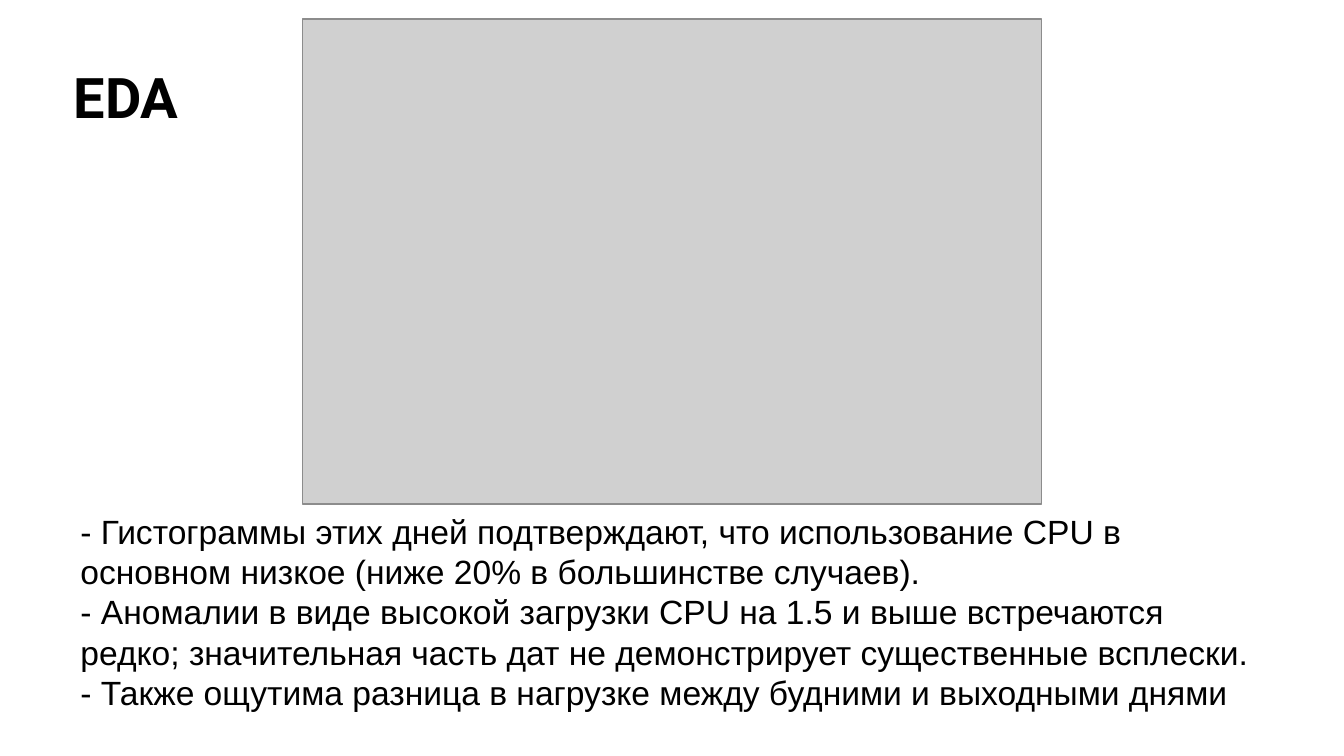
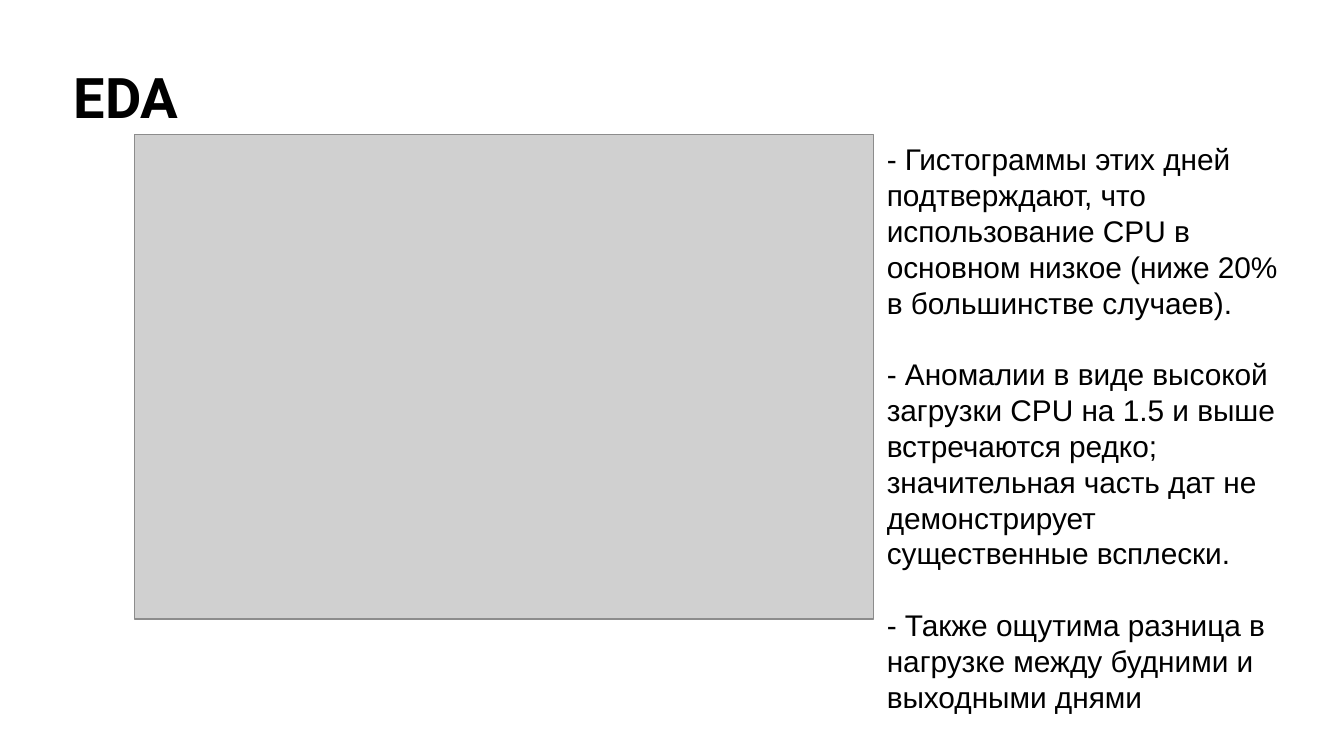
Before and after one commit to m0zart89/otus-ml-pro-2024-05, a slide deck: slide 10 of presentation.pptx (slide 9 before the commit). Drawn at 1344x756 pixels with LibreOffice and Linux fonts; fonts in the diff are those of the drawing; grey boxes stand for pictures; background and template pictures are left out. Boxes give left, top, right and bottom in pixels: in the first picture for what was removed or moved away, otherwise in the second. Text is boxed around its words. In the diff, an @@ line names an element or a change of style, - is before the commit and + after.

```diff
--- a/presentation.pptx
+++ b/presentation.pptx
@@ picture: place and size @@
-picture at box(302, 19, 1042, 504)
+picture at box(134, 134, 874, 620)
@@ text "- Гистограммы этих дней подтверждают, ...": place and size @@
-text "- Гистограммы этих дней подтверждают, ..." at box(80, 519, 1248, 711)
+text "- Гистограммы этих дней подтверждают, ..." at box(887, 148, 1278, 713)
@@ text "- Гистограммы этих дней подтверждают, ..." at box(887, 148, 1278, 713): size 18 to 16 pt @@
```
Also in this commit, not shown: 24 other slides changed, 1 slide added.
